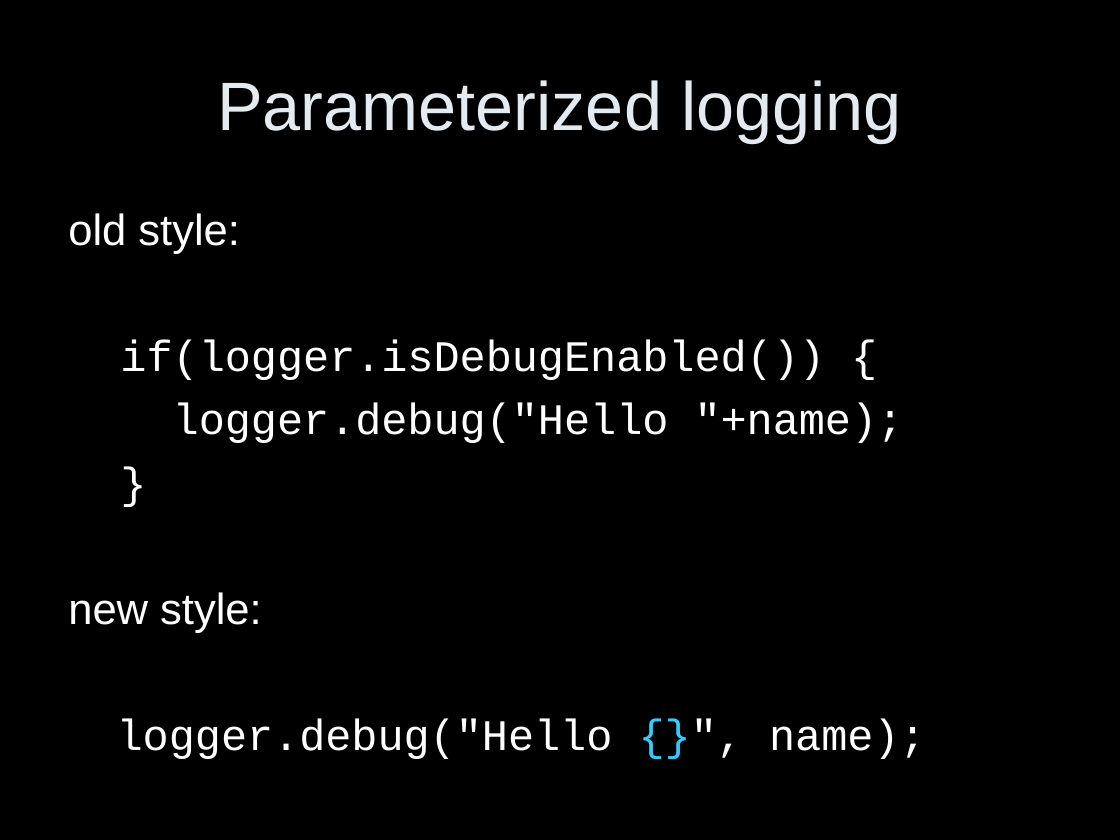
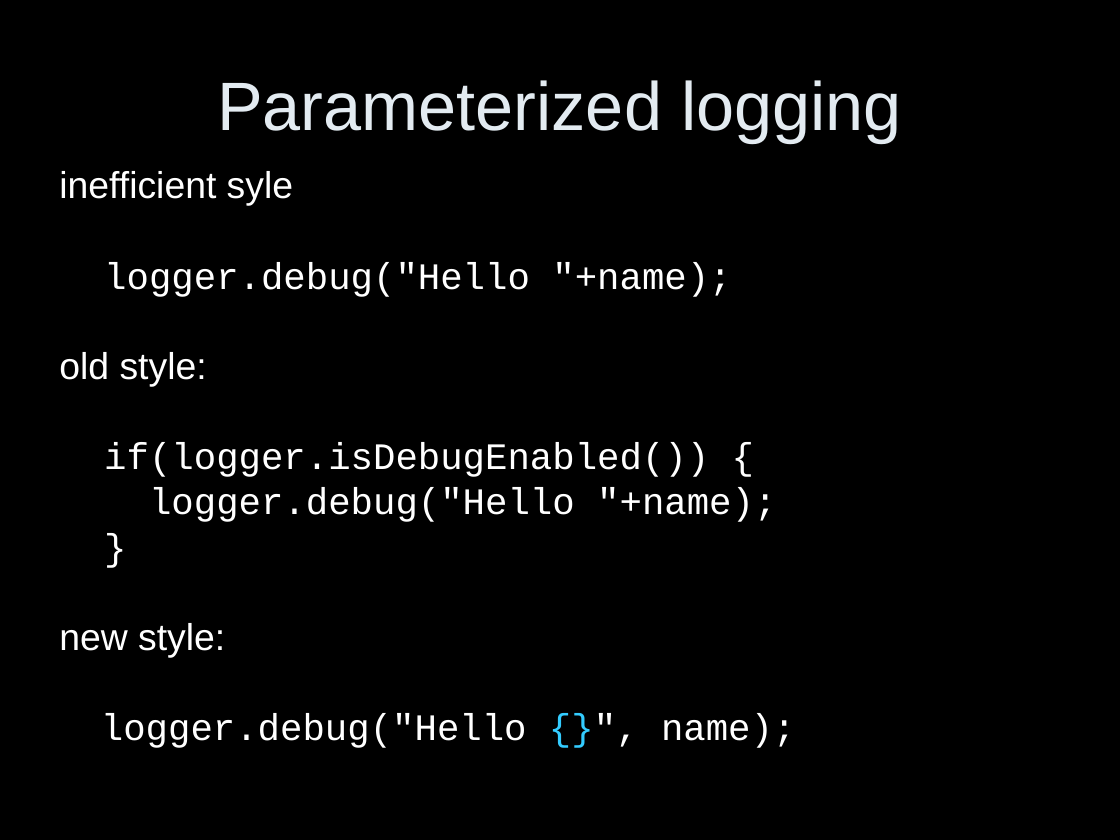
Before and after one commit to qos-ch/slf4j, a slide deck: slide 7 of slf4j-site/src/site/resources/slf4j-in-10-slides.ppt (slide 6 before the commit). Drawn at 1120x840 pixels with LibreOffice and Linux fonts; fonts in the diff are those of the drawing. Boxes give left, top, right and bottom in pixels: in the first picture for what was removed or moved away, otherwise in the second. Text is boxed around its words. In the diff, an @@ line names an element or a change of style, - is before the commit and + after.

```diff
--- a/slf4j-site/src/site/resources/slf4j-in-10-slides.ppt
+++ b/slf4j-site/src/site/resources/slf4j-in-10-slides.ppt
@@ text "inefficient syle": place and size @@
-text "inefficient syle" at bbox=[68, 213, 926, 759]
+text "inefficient syle" at bbox=[59, 171, 795, 748]
@@ text at bbox=[59, 171, 731, 297]: paragraphs added @@
+inefficient syle
+logger.debug("Hello "+name);
@@ text at bbox=[59, 352, 795, 748]: size 28 to 24 pt in "old style:", "if(logger.isDebugEnabled()) {", "logger.debug("Hello "+name);", "}" and 2 more places; line spacing 1 to 0.8; less space between paragraphs @@
```
Also in this commit, not shown: 1 other slide changed, 2 slides added.
